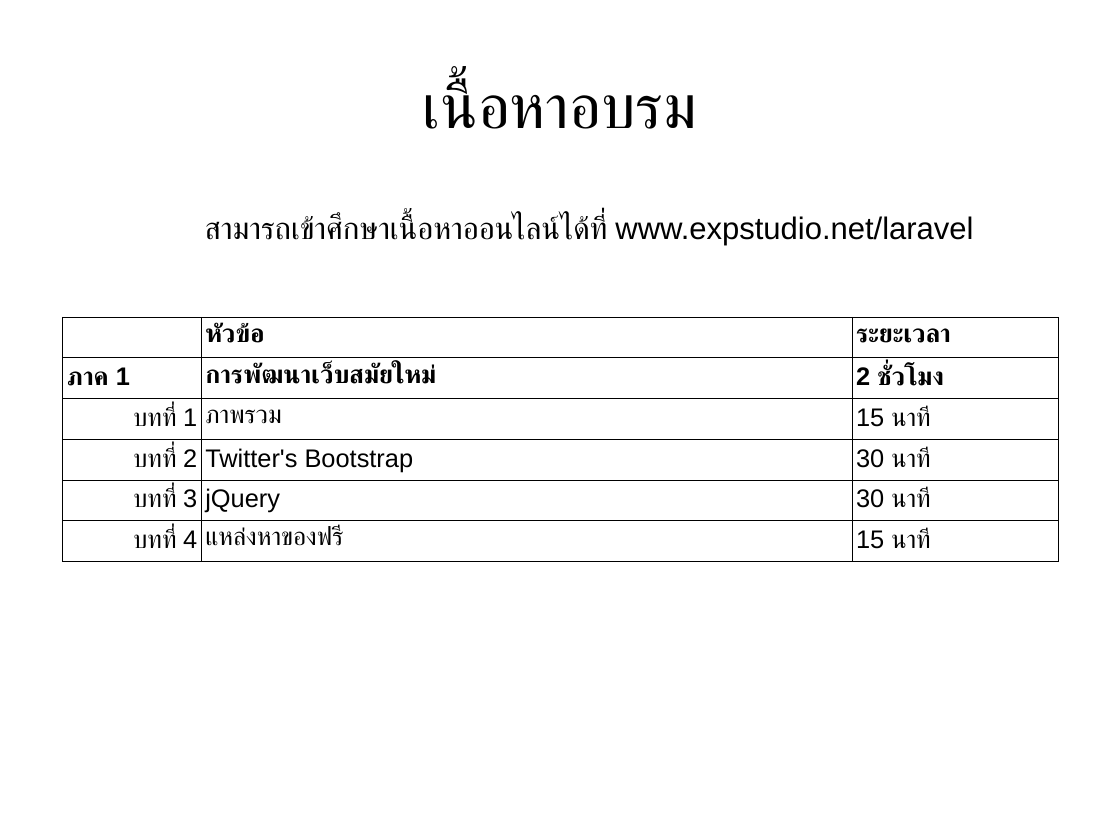
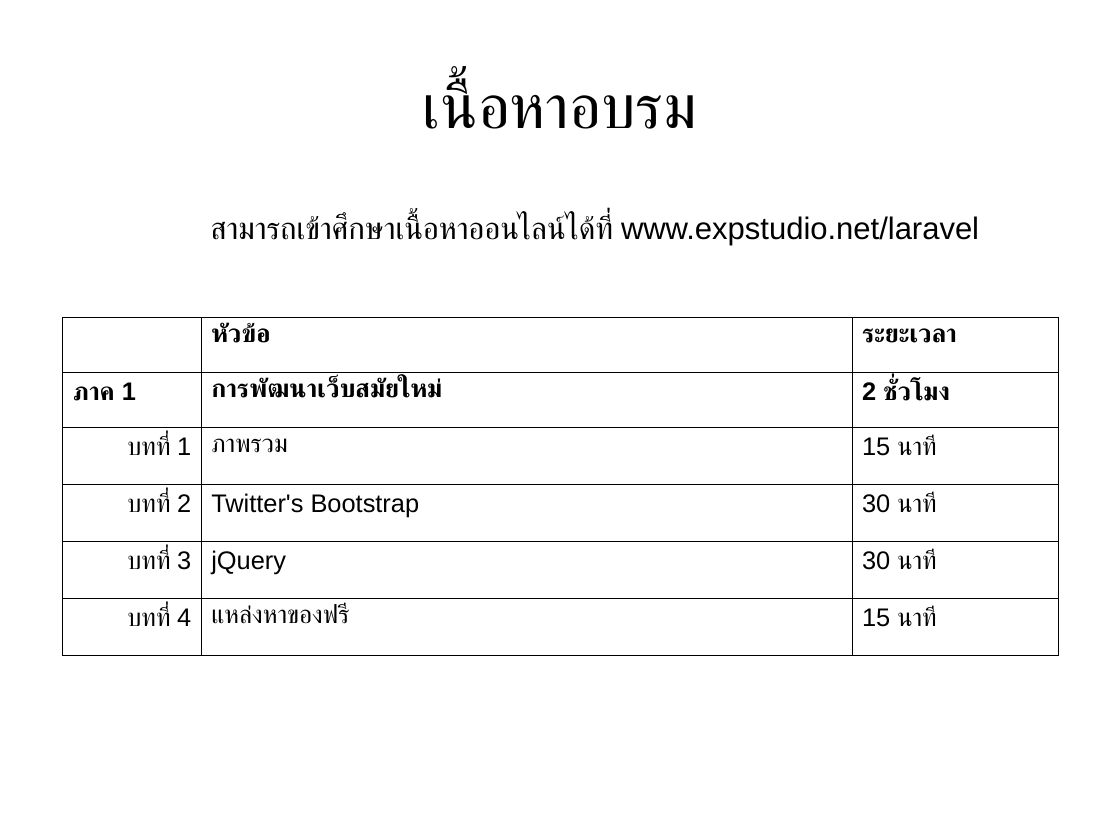
Before and after one commit to expstudio/Laravel-Course-Material, a slide deck: slide 4 of slide course.odp. Drawn at 1120x840 pixels with LibreOffice and Linux fonts; fonts in the diff are those of the drawing. Boxes give left, top, right and bottom in pixels: in the first picture for what was removed or moved away, otherwise in the second. Text is boxed around its words. In the diff, an @@ line names an element or a change of style, - is before the commit and + after.

```diff
--- a/slide course.odp
+++ b/slide course.odp
@@ text "สามารถเข้าศึกษาเนื้อหาออนไลน์ได้ที่ www.expstudio.net/larave ..." moved from (x1=205, y1=214, x2=973, y2=245) to (x1=210, y1=214, x2=979, y2=245) @@
@@ table resized from (x1=63, y1=317, x2=1059, y2=557) to (x1=63, y1=317, x2=1059, y2=656) @@
```
Also in this commit, not shown: 3 other slides changed, 38 slides added, 13 other files.
